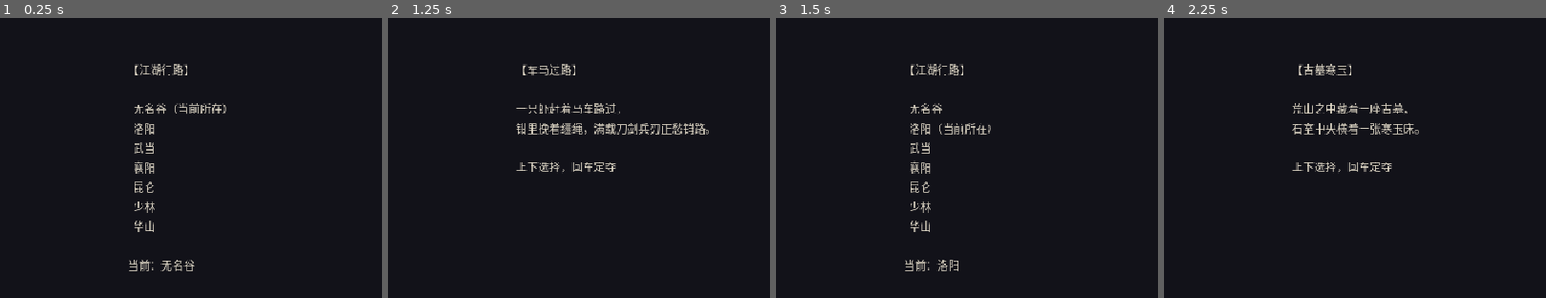
Above: before the commit, frames 1-4 (left to right).
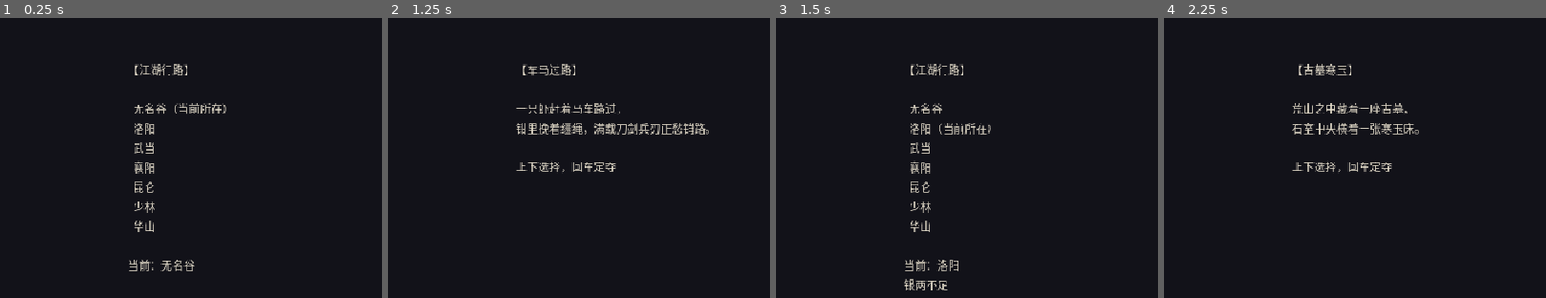
Above: after the commit, the same moments.

Repository: linxuhao/jinyong-heroes
Game: Godot game, scene res://scenes/segments/map.tscn
Same seed, same stepped clock (60 frames per second), same inputs: the game is played once before the commit and once after it. This scene is started directly instead of the project's main scene. Sound files missing from this copy of the repository are replaced by a short silence.
Inputs:
- Up to frame 1 (0.25 s): no input
- Up to frame 2 (1.25 s): click "洛阳" at 0.5 s
- Up to frame 3 (1.5 s): click "买下长剑" at 1.25 s
- Up to frame 4 (2.25 s): click "无名谷" at 2 s
The pictures show only the part of the screen within x 0-50%, y 14-64%; the shares and areas given below are measured in that part.

Frames 1-2 are identical in both runs. In frame 3, 0.2% of the frame differs, in the area x 33-45%, y 93-98%; in frame 4, nothing differs.

Commit message:
dpe_game/t_impl: purchase_all_or_nothing [jinyong-loop] (2 file(s))

Diff:
--- a/scripts/segments/cultivation.gd
+++ b/scripts/segments/cultivation.gd
@@ -511,7 +511,16 @@
 	var def = EventData.def(event_id)
 	if def != null:
 		var opt = def.option_a if opt_index == 0 else def.option_b
-		EventLogic.apply_option_effects(SaveManager.profile, opt)
+		var res: Dictionary = EventLogic.apply_option_effects(SaveManager.profile, opt)
+		if not res["ok"]:
+			# All-or-nothing refusal: the whole option did nothing. Explain on
+			# screen by reason; the event is STILL marked seen below (the
+			# encounter happened) and event_id is still cleared, so a refused
+			# draw can never create a new soft-lock or shift a seen-count ladder.
+			if res["reason"] == "silver":
+				status_text = tr("银两不足")
+			else:
+				status_text = tr("此物已在行囊，无须再购")
 	var seen: Array = SaveManager.profile.flags.get("events_seen", [])
 	if event_id != "" and not seen.has(event_id):
 		seen.append(event_id)
--- a/scripts/segments/map.gd
+++ b/scripts/segments/map.gd
@@ -340,7 +340,7 @@
 		# REFUSED path: consume validate_option's reason ("silver"/"owned").
 		# The purchase_all_or_nothing task owns EventLogic.validate_option;
 		# until it lands this is a no-op (reason "") and the APPLIED path runs.
-		var reason: String = ""
+		var reason: String = EventLogic.validate_option(SaveManager.profile, opt)
 		if reason == "silver":
 			map_status_text = tr("银两不足")
 		elif reason == "owned":
@@ -421,7 +421,11 @@
 	# the runtime type check ("Invalid assignment ... of type 'Array'"). assign()
 	# coerces element-by-element into the typed array.
 	opt.effects.assign(fdef.effects.duplicate(true))
-	EventLogic.apply_option_effects(SaveManager.profile, opt)
+	# Mechanical signature adaptation: apply_option_effects now returns a status
+	# Dictionary. The facility channel keeps its OWN silver pre-check above
+	# (byte-identical) and its option rows carry no item effects, so the status
+	# is always ok:true here — ignore it. Semantics unchanged.
+	var _res: Dictionary = EventLogic.apply_option_effects(SaveManager.profile, opt)
 	last_facility_effect_types = []
 	for eff in fdef.effects:
 		last_facility_effect_types.append(eff.get("type", "none") as String)
